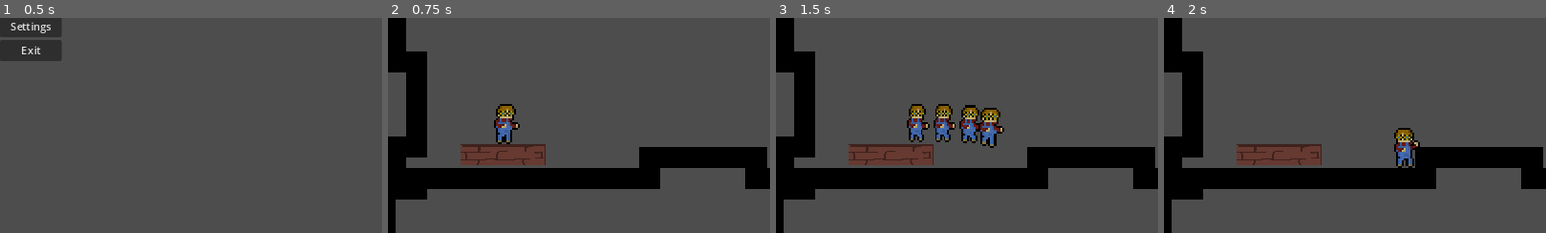
Above: before the commit, frames 1-4 (left to right).
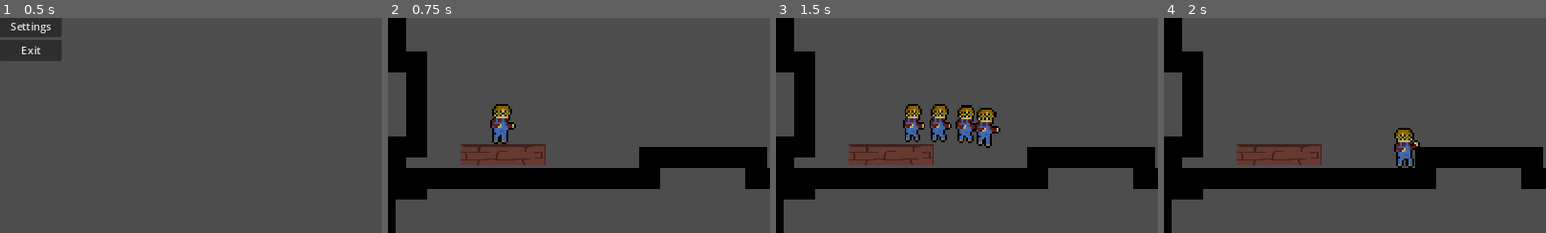
Above: after the commit, the same moments.

Repository: Starscout/SteamSmyth
Game: Godot game, scene res://Rooms/menu.tscn
The game is run twice, just before and just after one commit, with the same random seed, the same clock (stepped at 60 frames per second) and the same inputs.
Inputs:
- Up to frame 1 (0.5 s): no input
- Up to frame 2 (0.75 s): click "Start" at 0.5 s
- Up to frame 3 (1.5 s): tap Enter at 1.25 s; hold Right (right) from 1.28 s (still down); tap X (dash) at 1.35 s
- Up to frame 4 (2 s): keep holding Right (right); tap Z (jump) at 1.52 s
The pictures show only the part of the screen within x 0-50%, y 12-62%; the shares and areas given below are measured in that part.

Frame 1 is identical in both runs. In frame 2, 0.8% of the frame differs, in the area x 26-35%, y 40-59%; in frame 3, 2.9%, in the area x 33-60%, y 40-61%; in frame 4, nothing differs.

Commit message:
asd

Diff:
--- a/Rooms/test room.tscn
+++ b/Rooms/test room.tscn
@@ -49,7 +49,7 @@
 script = ExtResource("1_rdvsp")
 
 [node name="player" parent="." instance=ExtResource("2_20xbk")]
-position = Vector2(174, 221)
+position = Vector2(168, 218)
 disable_mode = 1
 coyote_time = 0.05
 
@@ -85,5 +85,5 @@
 NewLevel = "res://Rooms/test room.tscn"
 
 [node name="Area2D2" parent="." instance=ExtResource("9_6mdnw")]
-position = Vector2(1331, 208)
+position = Vector2(1366, 201)
 NewLevel = "res://Rooms/Room 1.tscn"
